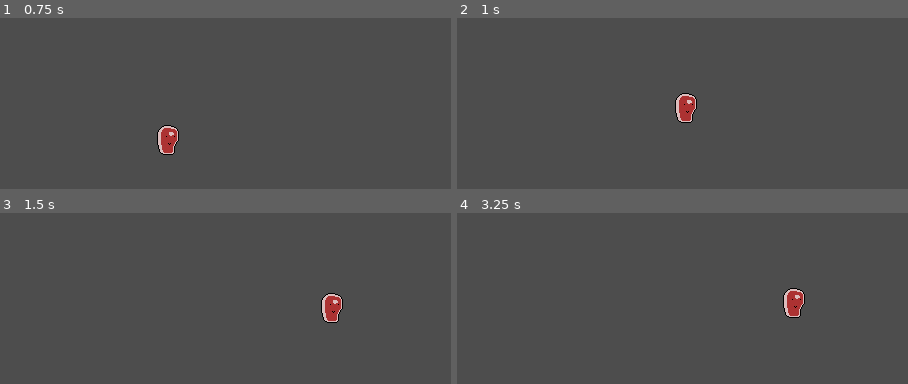
Above: before the commit, frames 1-4 (two rows, left to right).
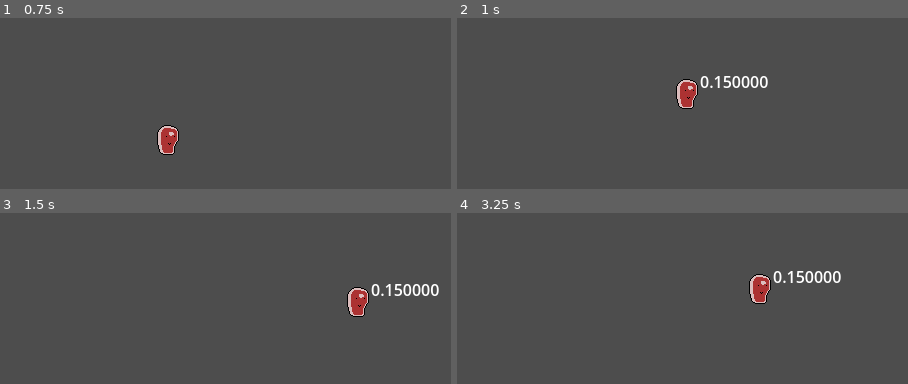
Above: after the commit, the same moments.

Repository: phen-9/high-steaks
Game: Godot game, scene res://Scenes/game.tscn
Two runs of this game, one before a commit and one after it. Both use one fixed random seed, a clock stepped at 60 frames per second and the inputs below.
Inputs:
- Up to frame 1 (0.75 s): tap Enter at 0.5 s; hold D (move_right) from 0.53 s (still down); hold Shift (hold_wall, bound only after the commit) from 0.53 s (still down)
- Up to frame 2 (1 s): keep holding D (move_right); keep holding Shift (hold_wall, bound only after the commit); tap Space (jump) at 0.77, 0.8 s
- Up to frame 3 (1.5 s): keep holding D (move_right); tap Space (jump) at 1.07, 1.35 s; release Shift (hold_wall, bound only after the commit) at 1.28 s
- Up to frame 4 (3.25 s): tap Space (jump) at 1.52, 1.82, 2.3, 3.02 s; tap Shift (hold_wall, bound only after the commit) at 1.55, 2.85 s; release D (move_right) at 2.03 s; hold A (move_left) 2.03-2.78 s; hold Shift (hold_wall, bound only after the commit) 2.03-2.78 s; hold D (move_right) from 2.78 s (still down)

Frame 1 is identical in both runs. In frame 2, 1.5% of the frame differs, in the area x 48-69%, y 33-62%; in frame 3, 2.0%, in the area x 71-98%, y 41-65%; in frame 4, 2.0%.

Commit message:
jumping rework

Diff:
--- a/Entities/player/ground_jump.gd
+++ b/Entities/player/ground_jump.gd
@@ -2,16 +2,24 @@
 class_name GroundJump
 
 @export var player : CharacterBody2D
+@export var label : Label
+@export var timer : Timer
+
 
 func Enter():
-	if(player.vertical_direction == 0):
-		player.instant_velocity.y -= player.hop_strength
-	elif(player.vertical_direction < 0):
-		player.instant_velocity.y -= player.jump_strength
+	timer.start(.2)
+	player.instant_velocity.y -= player.hop_strength
 	player.instant_velocity.x += player.side_jump_strength * player.move_direction
 
 
 func Physics_Update(_delta : float):
+	label.text = "%f" % timer.time_left
+	if(timer.time_left != 0 && Input.is_action_pressed("jump")):
+		player.instant_velocity.y -= 4*timer.time_left
+	else:
+		Transitioned.emit(self,"inair")
 
-	Transitioned.emit(self,"inair")
+	#player.instant_velocity.y += player.gravity
+	player.input_velocity.x = player.air_speed * player.move_direction
+
 	pass
--- a/Entities/player/in_air.gd
+++ b/Entities/player/in_air.gd
@@ -12,4 +12,7 @@
 
 	if(player.is_on_floor()):
 		Transitioned.emit(self,"onground")
+
+	if(player.is_on_wall() && Input.is_action_pressed("hold_wall")):
+		Transitioned.emit(self,"onwall")
 	pass
--- /dev/null
+++ b/Entities/player/on_wall.gd
@@ -0,0 +1,15 @@
+extends State
+
+@export var player : CharacterBody2D
+
+func Enter():
+	pass
+
+func Physics_Update(_delta : float):
+	if(Input.is_action_pressed("move_down")):
+		player.input_velocity.y = player.slide_speed
+	else:
+		player.reset_velocity()
+
+	if(!Input.is_action_pressed("hold_wall")):
+		Transitioned.emit(self,"inair")
--- a/Entities/player/player.gd
+++ b/Entities/player/player.gd
@@ -10,6 +10,7 @@
 
 @export var ground_speed : int
 @export var air_speed : int
+@export var slide_speed : int
 @export var dash_decay : int
 @export var gravity : int
 @export var terminal_velocity : int
--- a/Entities/player/player.tscn
+++ b/Entities/player/player.tscn
@@ -4,9 +4,9 @@
 [ext_resource type="Texture2D" uid="uid://c2vfxxto5or8y" path="res://Assets/player-placeholder.png" id="2_y0y0c"]
 [ext_resource type="Script" path="res://Resources/state-machine.gd" id="3_h3ome"]
 [ext_resource type="Script" path="res://Entities/player/on_ground.gd" id="3_w6q5u"]
-[ext_resource type="Script" path="res://Resources/state.gd" id="4_kvww4"]
 [ext_resource type="Script" path="res://Entities/player/ground_jump.gd" id="5_kp2dy"]
 [ext_resource type="Script" path="res://Entities/player/in_air.gd" id="6_5cvxa"]
+[ext_resource type="Script" path="res://Entities/player/on_wall.gd" id="7_m0b7x"]
 
 [sub_resource type="RectangleShape2D" id="RectangleShape2D_rp6xt"]
 size = Vector2(14, 23)
@@ -18,6 +18,7 @@
 side_jump_strength = 200
 ground_speed = 50
 air_speed = 100
+slide_speed = 40
 dash_decay = 30
 gravity = 30
 terminal_velocity = 1000
@@ -36,13 +37,26 @@
 script = ExtResource("3_w6q5u")
 player = NodePath("../..")
 
-[node name="GroundJump" type="Node" parent="StateMachine" node_paths=PackedStringArray("player")]
+[node name="GroundJump" type="Node" parent="StateMachine" node_paths=PackedStringArray("player", "label", "timer")]
 script = ExtResource("5_kp2dy")
 player = NodePath("../..")
+label = NodePath("../../JumpTime")
+timer = NodePath("../../JumpTimer")
 
 [node name="InAir" type="Node" parent="StateMachine" node_paths=PackedStringArray("player")]
 script = ExtResource("6_5cvxa")
 player = NodePath("../..")
 
-[node name="OnWall" type="Node" parent="StateMachine"]
-script = ExtResource("4_kvww4")
+[node name="OnWall" type="Node" parent="StateMachine" node_paths=PackedStringArray("player")]
+script = ExtResource("7_m0b7x")
+player = NodePath("../..")
+
+[node name="JumpTime" type="Label" parent="."]
+offset_left = 13.0
+offset_top = -24.0
+offset_right = 53.0
+offset_bottom = -1.0
+
+[node name="JumpTimer" type="Timer" parent="."]
+process_callback = 0
+one_shot = true
--- a/project.godot
+++ b/project.godot
@@ -54,6 +54,11 @@
 , Object(InputEventKey,"resource_local_to_scene":false,"resource_name":"","device":-1,"window_id":0,"alt_pressed":false …(186 unchanged characters)…
 ]
 }
+hold_wall={
+"deadzone": 0.5,
+"events": [Object(InputEventKey,"resource_local_to_scene":false,"resource_name":"","device":-1,"window_id":0,"alt_pressed":false,"shift_pressed":false,"ctrl_pressed":false,"meta_pressed":false,"pressed":false,"keycode":0,"physical_keycode":4194325,"key_label":0,"unicode":0,"location":0,"echo":false,"script":null)
+]
+}
 
 [rendering]
 
